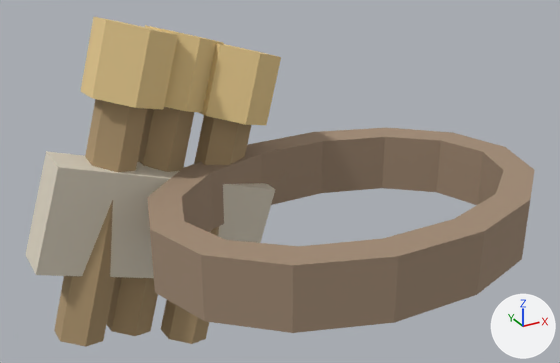
The OBJ model Models/vfem2_belt_torch.obj as it was, and as the next commit left it.
Rendered twice from a 50 mm camera at (-0.434, -0.636, 0.678) aimed at (-0.059, 0.046, 0.337). Every picture has the same lights, and +X, +Y and +Z are marked at lower right. The older version comes first. Where no turn or scale is listed for an object, it has been applied to the vertices. Vertices at exactly the same position are counted once.

The first picture shows 'vfem2_belt_torch'.
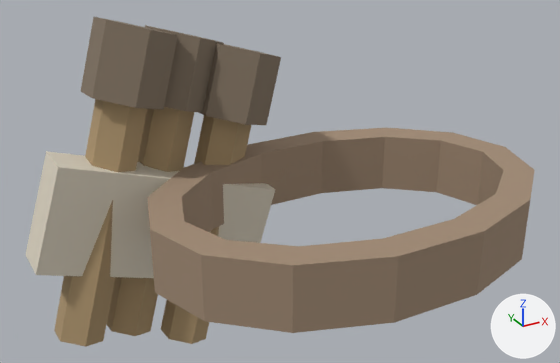
Location of each change, [x1, y1, x2, y2] in pixels of the pictures (560 x 363 px):
part 1 of me_vfem2_belt_torch, recoloured (beige to brown)
    both: [81, 17, 281, 125]

What the commit changed:
Material 'torch_head' (mat_torch_head) is new.
Its base color is (0.23, 0.18, 0.13) (brown #847665).
Its roughness is 1.0.
me_vfem2_belt_torch has 153 vertices, 280 faces and spans x -0.318..0.225, y -0.156..0.214, z 0.12..0.514.
me_vfem2_belt_torch is used by ob_vfem2_belt_torch; location (0.0, 0.0, 0.0).
me_vfem2_belt_torch part 1: all 72 faces that had it switch from mat_flame_torch (beige #e7cb90) to mat_torch_head (brown #847665).
